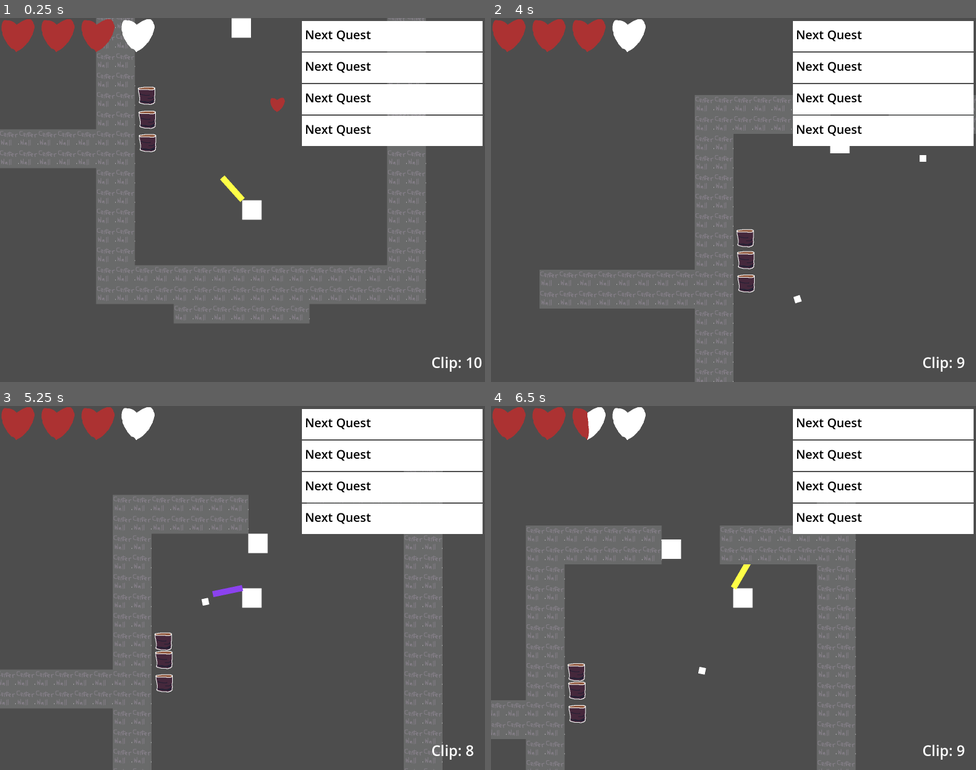
Above: before the commit, frames 1-4 (two rows, left to right).
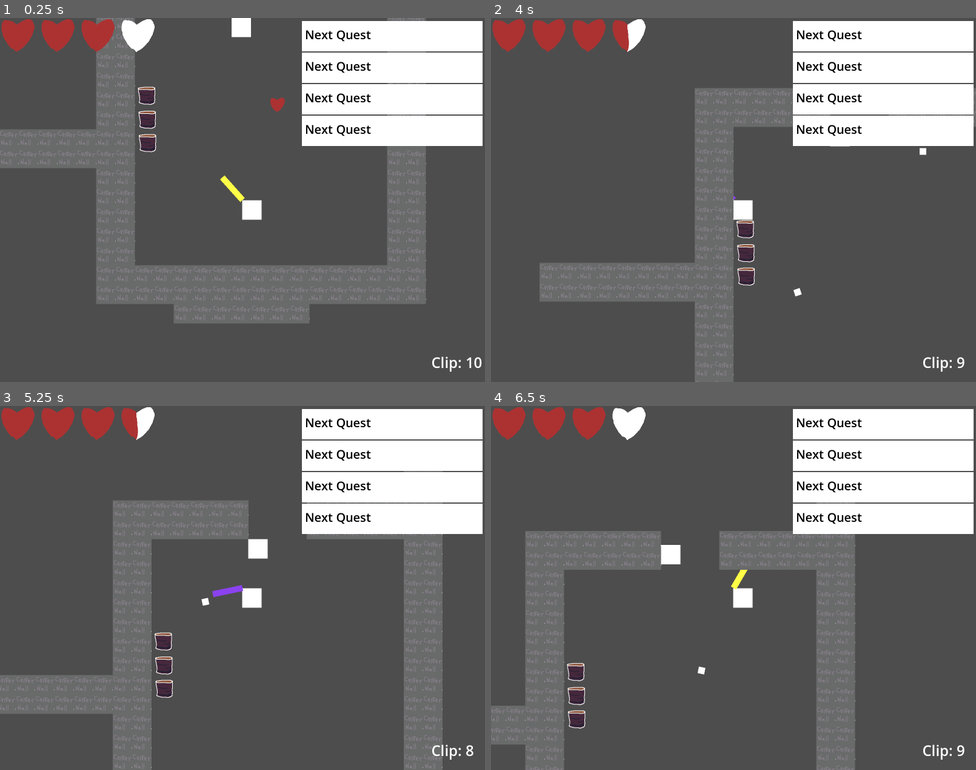
Above: after the commit, the same moments.

Repository: precup/LD51
Game: Godot game, scene res://root.tscn
The game is run twice, just before and just after one commit, with the same random seed, the same clock (stepped at 60 frames per second) and the same inputs.
Inputs (mouse positions are in pixels of both pictures, inside the frame that each line leads up to):
- Up to frame 1 (0.25 s): no input
- Up to frame 2 (4 s): tap Enter at 0.5 s; move the mouse to (709, 272) at 0.52 s; hold W (up) 0.53-2.03 s; tap Mouse wheel up (change_gun) every 0.75 s from 0.6 to 3.6 s; click (709, 272) at 0.67 s; move the mouse to (879, 254) at 1.27 s; move the mouse to (588, 145) at 2.02 s; hold A (left) 2.03-3.53 s; move the mouse to (757, 200) at 2.77 s; click (757, 200) at 2.92 s; move the mouse to (660, 109) at 3.52 s; hold S (down) from 3.53 s (still down)
- Up to frame 3 (5.25 s): move the mouse to (349, 569) at 4.27 s; release S (down) at 4.28 s; hold D (right) 4.28-5.03 s; tap Mouse wheel up (change_gun) at 4.35, 5.1 s; move the mouse to (145, 606) at 5.02 s; hold W (up) from 5.03 s (still down); click (145, 606) at 5.17 s
- Up to frame 4 (6.5 s): move the mouse to (782, 507) at 5.77 s; release W (up) at 5.78 s; hold D (right) from 5.78 s (still down); tap Mouse wheel up (change_gun) at 5.85 s

The runs differ from the first frame. In frame 1, less than 0.1% of the frame differs, in the area x 47-52%, y 0-6%; in frame 2, 4.2%; in frame 3, 4.4%, in the area x 0-92%, y 0-100%; in frame 4, 4.0%.

Commit message:
I am stupid

Diff:
--- a/barrel.gd
+++ b/barrel.gd
@@ -1,9 +1,9 @@
-extends BaseEnemy
+extends StaticBody2D
 
 func _ready():
-  _max_health = 4
-  _health = 4
-  _item_drop_type = "trash"
+  $base_enemy._max_health = 4
+  $base_enemy._health = 4
+  $base_enemy._item_drop_type = "trash"
 
 func _process(delta):
   pass
--- a/barrel.tscn
+++ b/barrel.tscn
@@ -1,7 +1,9 @@
-[gd_scene load_steps=6 format=3 uid="uid://c377nj22nsru2"]
+[gd_scene load_steps=8 format=3 uid="uid://c377nj22nsru2"]
 
 [ext_resource type="Texture2D" uid="uid://evrsev5shq4q" path="res://assets/barrel.png" id="1_dhndc"]
 [ext_resource type="Script" path="res://barrel.gd" id="1_l1avd"]
+[ext_resource type="Script" path="res://base_enemy.gd" id="3_l4shq"]
+[ext_resource type="PackedScene" uid="uid://k3xhl0u2v0og" path="res://health_bar.tscn" id="4_cw0x7"]
 
 [sub_resource type="Shader" id="Shader_0m0ln"]
 code = "shader_type canvas_item;
@@ -22,8 +24,8 @@
 [sub_resource type="RectangleShape2D" id="RectangleShape2D_gjycc"]
 size = Vector2(58, 62)
 
-[node name="barrel" type="CharacterBody2D" groups=["destructible"]]
-collision_layer = 32
+[node name="barrel" type="StaticBody2D" groups=["destructible"]]
+collision_layer = 48
 script = ExtResource("1_l1avd")
 
 [node name="graphic" type="Sprite2D" parent="."]
@@ -35,3 +37,8 @@
 visible = false
 position = Vector2(29, 32)
 shape = SubResource("RectangleShape2D_gjycc")
+
+[node name="base_enemy" type="Node2D" parent="."]
+script = ExtResource("3_l4shq")
+
+[node name="health_bar" parent="." instance=ExtResource("4_cw0x7")]
--- a/base_enemy.gd
+++ b/base_enemy.gd
@@ -1,5 +1,7 @@
-extends CharacterBody2D
-class_name BaseEnemy
+extends Node2D
+
+@onready var graphic = $"../graphic"
+@onready var health_bar = $"../health_bar"
 
 @export var _max_health: float = 5.0
 const BURN_DAMAGE: float = 1.0
@@ -11,37 +13,38 @@
 var _conditions: Array = [] # [condition: Modifiers.Effect, gun_id: int, condition_strength: float]
 var _health: float = 5.0
 var active_tween: Tween = null
+var _speed_multiplier = 1.0
 
 # "trash", "common", "rare", "epic", "legendary"
 # (This is unused currently.)
 var _item_drop_type = "common"
 
 func _ready() -> void:
-  $graphic.material.set_shader_parameter("solid_color", Color.TRANSPARENT)
+  graphic.material.set_shader_parameter("solid_color", Color.TRANSPARENT)
 
 func _process(__delta: float) -> void:
-  $health_bar.update(_health, _max_health)
+  health_bar.update(_health, _max_health)
 
 func _physics_process(delta: float) -> void:
-  var time_left: float = 1.0
+  var speed_multiplier: float = 1.0
   var i: int = 0
 
   while i < len(_conditions):
     match _conditions[i][0]:
       Modifiers.Effect.STUN:
-        if _conditions[i][2] > time_left:
-          _conditions[i][2] -= time_left
-          time_left = 0.0
+        if _conditions[i][2] > speed_multiplier:
+          _conditions[i][2] -= speed_multiplier
+          speed_multiplier = 0.0
         else:
-          time_left -= _conditions[i][2]
+          speed_multiplier -= _conditions[i][2]
           _conditions.remove_at(i)
           i -= 1
       Modifiers.Effect.FREEZE:
         if _conditions[i][2] > delta:
           _conditions[i][2] -= delta
-          time_left *= 0.5
+          speed_multiplier *= 0.5
         else:
-          time_left = time_left * lerp(0.5, 1.0, _conditions[i][2] / delta)
+          speed_multiplier = speed_multiplier * lerp(0.5, 1.0, _conditions[i][2] / delta)
           _conditions.remove_at(i)
           i -= 1
       Modifiers.Effect.BURN:
@@ -54,25 +57,18 @@
           i -= 1
     i += 1
 
-  velocity = desired_velocity * time_left
+  _speed_multiplier = speed_multiplier
 
-  move_and_slide()
-
-  # hit the player
-  for q in range(get_slide_collision_count()):
-    var collision: KinematicCollision2D = get_slide_collision(q)
-    var collider: Node2D = collision.get_collider()
-
-    if collider.has_method("damage"):
-      collider.damage(-1, - collider.position.direction_to(position))
+func get_speed_multiplier() -> float:
+  return _speed_multiplier
 
 func _hit_animation() -> void:
   if active_tween:
     active_tween.kill()
 
-  $graphic.material.set_shader_parameter("solid_color", Color.WHITE)
+  graphic.material.set_shader_parameter("solid_color", Color.WHITE)
   active_tween = create_tween()
-  var r = active_tween.tween_property($graphic.material, "shader_parameter/solid_color", Color.TRANSPARENT, 0.2)
+  var r = active_tween.tween_property(graphic.material, "shader_parameter/solid_color", Color.TRANSPARENT, 0.2)
 
   r.set_trans(Tween.TRANS_QUAD)
 
@@ -113,7 +109,6 @@
     i += 1
 
   _health = max(0.0, _health - amount)
-
   if _health <= 0:
     destroy()
   else:
@@ -122,7 +117,7 @@
 func destroy():
   drop_random_item()
 
-  queue_free()
+  get_parent().queue_free()
 
 var heart_pickup = preload("res://heart_pickup.tscn")
 
--- /dev/null
+++ b/base_moving_enemy.gd
@@ -0,0 +1,25 @@
+extends CharacterBody2D
+class_name BaseMovingEnemy
+
+# I am sorry for this extremely stupid class hierarchy.
+# Goodbye.
+
+# Set this in the subclass.
+# The superclass will take it and apply status modifiers before moving.
+var desired_velocity: Vector2 = Vector2.ZERO
+
+func _physics_process():
+  super._physics_process()
+
+  velocity = desired_velocity * time_left
+
+  move_and_slide()
+
+  # hit the player
+  if _hurts_on_contact:
+    for q in range(get_slide_collision_count()):
+      var collision: KinematicCollision2D = get_slide_collision(q)
+      var collider: Node2D = collision.get_collider()
+
+      if collider.has_method("damage"):
+        collider.damage(-1, - collider.position.direction_to(position))
--- /dev/null
+++ b/base_static_enemy.gd
@@ -0,0 +1,6 @@
+extends BaseEnemy
+class_name BaseStaticEnemy
+
+# You find yourself in a strange place.
+
+# ... do we even need this? ...
--- a/bullet.gd
+++ b/bullet.gd
@@ -25,17 +25,17 @@
   var direction: Vector2 = transform.x
   var collision: KinematicCollision2D = move_and_collide(direction * _speed * delta)
   if collision:
-    var collider: Object = collision.get_collider()
+    var collider: Object = collision.get_collider().get_node('base_enemy')
     var enemy_hit: bool = false
     var destructible_hit = false
 
     for enemy in get_tree().get_nodes_in_group("enemies"):
-      if enemy == collider:
+      if enemy.get_node('base_enemy') == collider:
         enemy_hit = true
         break
 
     for destructible in get_tree().get_nodes_in_group("destructible"):
-      if destructible == collider:
+      if destructible.get_node('base_enemy') == collider:
         destructible_hit = true
 
     if enemy_hit:
@@ -76,7 +76,7 @@
       else:
         _destroy()
     elif destructible_hit:
-      var destructible: Node2D = collision.get_collider()
+      var destructible: Node2D = collision.get_collider().get_node("base_enemy")
 
       destructible.damage(_damage)
       _destroy()
--- a/project.godot
+++ b/project.godot
@@ -10,9 +10,14 @@
 
 _global_script_classes=[{
 "base": "CharacterBody2D",
-"class": &"BaseEnemy",
+"class": &"BaseMovingEnemy",
 "language": &"GDScript",
-"path": "res://base_enemy.gd"
+"path": "res://base_moving_enemy.gd"
+}, {
+"base": "BaseEnemy",
+"class": &"BaseStaticEnemy",
+"language": &"GDScript",
+"path": "res://base_static_enemy.gd"
 }, {
 "base": "RefCounted",
 "class": &"Modifiers",
@@ -30,7 +35,8 @@
 "path": "res://quest.gd"
 }]
 _global_script_class_icons={
-"BaseEnemy": "",
+"BaseMovingEnemy": "",
+"BaseStaticEnemy": "",
 "Modifiers": "",
 "Player": "",
 "Quest": ""
@@ -105,3 +111,8 @@
 2d_physics/layer_4="EnemyProjectile"
 2d_physics/layer_5="Wall"
 2d_physics/layer_6="Destructible"
+
+[physics]
+
+2d/default_gravity=0.0
+2d/default_gravity_vector=Vector2(0, 0)
--- a/ui.tscn
+++ b/ui.tscn
@@ -15,15 +15,12 @@
 offset_bottom = 508.0
 
 [node name="quest" parent="quest_container" instance=ExtResource("2_ahe0l")]
-layout_mode = 2
 
 [node name="quest2" parent="quest_container" instance=ExtResource("2_ahe0l")]
-layout_mode = 2
 offset_top = 104.0
 offset_bottom = 204.0
 
 [node name="quest3" parent="quest_container" instance=ExtResource("2_ahe0l")]
-layout_mode = 2
 offset_top = 208.0
 offset_bottom = 308.0
 
@@ -34,20 +31,16 @@
 player_node = NodePath("../../player")
 
 [node name="heart" parent="health_container" instance=ExtResource("4_xbvb8")]
-layout_mode = 2
 
 [node name="heart2" parent="health_container" instance=ExtResource("4_xbvb8")]
-layout_mode = 2
 offset_left = 132.0
 offset_right = 260.0
 
 [node name="heart3" parent="health_container" instance=ExtResource("4_xbvb8")]
-layout_mode = 2
 offset_left = 264.0
 offset_right = 392.0
 
 [node name="heart4" parent="health_container" instance=ExtResource("4_xbvb8")]
-layout_mode = 2
 offset_left = 396.0
 offset_right = 524.0
 
--- a/wandering_enemy.gd
+++ b/wandering_enemy.gd
@@ -1,14 +1,12 @@
-extends BaseEnemy
+extends CharacterBody2D
 
 @export var MOVEMENT_SPEED: float = 100.0
 var _next_destination: Vector2 = Vector2.ZERO
 
 func _ready():
-  super._ready()
-
-  _max_health = 4
-  _health = 4
-  _item_drop_type = "common"
+  $base_enemy._max_health = 4
+  $base_enemy._health = 4
+  $base_enemy._item_drop_type = "common"
 
   _next_destination = position
 
@@ -29,10 +27,17 @@
   #   next_destination = new_destination
 
 func _process(delta):
-  super._process(delta)
-
   if _next_destination.distance_to(position) < 15:
     _choose_next_destination()
 
-  # read and used by superclass.
-  desired_velocity = MOVEMENT_SPEED * position.direction_to(_next_destination).normalized()
+  velocity = MOVEMENT_SPEED * position.direction_to(_next_destination).normalized() * $base_enemy.get_speed_multiplier()
+
+  move_and_slide()
+
+  # hit the player
+  for q in range(get_slide_collision_count()):
+    var collision: KinematicCollision2D = get_slide_collision(q)
+    var collider: Node2D = collision.get_collider()
+
+    if collider.has_method("damage"):
+      collider.damage(-1, - collider.position.direction_to(position))
--- a/wandering_enemy.tscn
+++ b/wandering_enemy.tscn
@@ -1,5 +1,6 @@
-[gd_scene load_steps=8 format=3 uid="uid://hxgma5bwp6l1"]
+[gd_scene load_steps=9 format=3 uid="uid://hxgma5bwp6l1"]
 
+[ext_resource type="Script" path="res://base_enemy.gd" id="1_kn47u"]
 [ext_resource type="Script" path="res://wandering_enemy.gd" id="1_t7sh5"]
 [ext_resource type="Shader" path="res://white_flash.gdshader" id="2_bnrfm"]
 [ext_resource type="Texture2D" uid="uid://bfsb85o2bm58k" path="res://assets/white_square_64x64.png" id="2_r5rv8"]
@@ -20,6 +21,9 @@
 collision_layer = 4
 collision_mask = 17
 script = ExtResource("1_t7sh5")
+
+[node name="base_enemy" type="Node2D" parent="."]
+script = ExtResource("1_kn47u")
 
 [node name="collision_shape" type="CollisionShape2D" parent="."]
 position = Vector2(31, 33)
